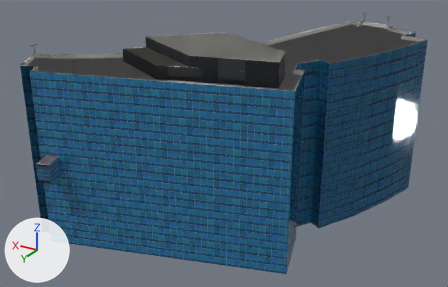
An edit to the glTF model sfo3d/data/buildings3d/lsu_grand_hyatt.glb, drawn before and after from the same camera.
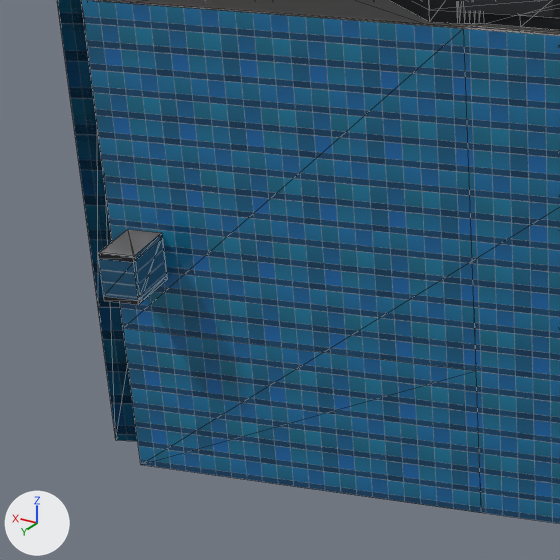
The first picture shows the older version from a 50 mm camera at (-1713.0, -522.0, 86.7) aimed at (-1635.3, -651.5, 22.0). The close-ups show the older and then the newer version on the part from 0% to 46% of the width and 25% to 96% of the height of that picture. Only the edits that show in the close-ups are written down. The lights are fixed; the arrows at lower left show +X, +Y and +Z. The close-ups show mesh edges as thin lines. Where no turn or scale is listed for an object, it has been applied to the vertices. Vertices at exactly the same position are counted once.

The first close-up shows 'L0_gh_body', 'L0_gh_bridge', 'L1_gh_bridge', 'L1_gh_penthouse', 'L2_grand_hyatt' and 1 more.
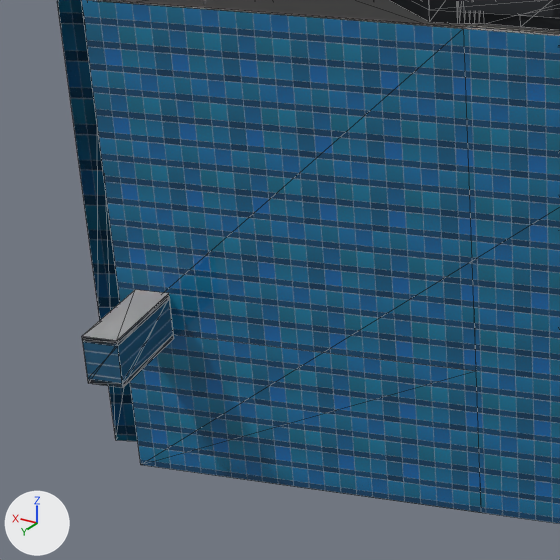
Where the newer file only moved an object's origin or applied its transform, the numbers keep the older frame.

Boxes [x1, y1, x2, y2] around the edits, measured in the close-ups (560 x 560 px; the box of a moved part takes in the faces that stretch with it):
'L2_grand_hyatt', reshaped: before [57, 0, 560, 524]; after [58, 0, 560, 524]
'L0_gh_bridge', reshaped, moved: before [103, 230, 158, 256]; after [82, 290, 174, 388]
'L1_gh_bridge', reshaped, moved: before [98, 229, 161, 305]; after [83, 290, 166, 341]
part 1 of me_gh_bridge, moved or reshaped: before [98, 229, 161, 305]; after [82, 290, 174, 388]
part 2 of me_l2_grand_hyatt, moved or reshaped: before [135, 233, 167, 303]; after [85, 341, 123, 388]
part 3 of me_l2_grand_hyatt, surface changed: before [100, 230, 160, 256]
'L0_gh_penthouse', unchanged, uncovered by the edit: after [390, 0, 560, 30]
'L1_gh_penthouse', unchanged, covered by the edit: before [390, 0, 560, 30]

What the commit changed:
me_gh_bridge is used by ob_l0_gh_bridge; parent ob_lod0_grand_hyatt; location (30.18, 38.61, 0.0).
me_gh_bridge had 16 vertices, 22 faces and spanned x -2.25..2.25, y -2.85..2.85, z 19.35..23.75.
me_gh_bridge now has 16 vertices, 22 faces and spans x -2.83..2.83, y -4.74..4.74, z 13.6..18.0.
me_gh_bridge part 1: the whole mesh is rebuilt.
me_l2_grand_hyatt is used by ob_l2_grand_hyatt; location (-1636.3, -656.8, 3.0).
me_l2_grand_hyatt had 158 vertices, 256 faces and spanned x -39.4..39.4, y -46.8..46.8, z 0.0..48.7.
me_l2_grand_hyatt now has 158 vertices, 256 faces and spans x -39.4..39.4, y -46.8..50.8, z 0.0..48.7.
Part 2, on me_l2_grand_hyatt:
Vertex 132 of me_l2_grand_hyatt moves from (25.9, 46.8, 23.8) at pixel (99, 251) to (24.3, 41.3, 17.8) at pixel (169, 296).
Vertex 133 of me_l2_grand_hyatt moves from (22.9, 45.8, 23.8) at pixel (134, 255) to (27.3, 42.3, 17.8).
Vertex 134 of me_l2_grand_hyatt moves from (27.3, 42.3, 23.8) at pixel (127, 229) to (21.7, 49.9, 17.8) at pixel (117, 343).
Vertex 135 of me_l2_grand_hyatt moves from (24.3, 41.3, 23.8) at pixel (161, 232) to (24.7, 50.8, 17.8) at pixel (82, 338).
Vertex 154 of me_l2_grand_hyatt moves from (27.3, 42.3, 19.4) to (24.7, 50.8, 13.6) at pixel (88, 383).
Vertex 155 of me_l2_grand_hyatt moves from (25.9, 46.8, 19.4) to (21.7, 49.9, 13.6) at pixel (123, 387).
Vertex 156 of me_l2_grand_hyatt moves from (22.9, 45.8, 19.4) at pixel (140, 303) to (24.3, 41.3, 13.6) at pixel (173, 338).
Vertex 157 of me_l2_grand_hyatt moves from (24.3, 41.3, 19.4) at pixel (167, 279) to (27.3, 42.3, 13.6).
me_l2_grand_hyatt part 3: 2 kept faces spanning x 21.7..27.3, y 41.3..50.8, z 17.8 get new texture (UV) coordinates.
Object 'L0_gh_bridge' (ob_l0_gh_bridge) moves from (30.18, 38.61, 0.0) to (29.59, 40.5, 0.0).
Object 'L1_gh_bridge' (ob_l1_gh_bridge) moves from (30.18, 38.61, 0.0) to (29.59, 40.5, 0.0).
